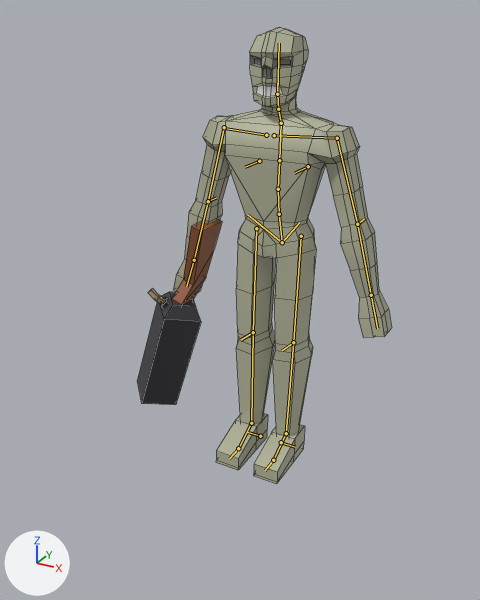
Before and after pictures for a commit that changed the Blender file Assets/Models/EnemyRanged.blend.
Camera for both pictures: a 50 mm camera at (1.25, -2.63, 2.09) aimed at (-0.11, -0.16, 0.86). The axes (+X, +Y, +Z) are drawn at lower left. The lights are the same throughout. The first picture is the older version. The bones that bend it are drawn over the model as lines. Mesh edges are drawn as thin lines.

The first picture shows 'Cube', 'Torso'.
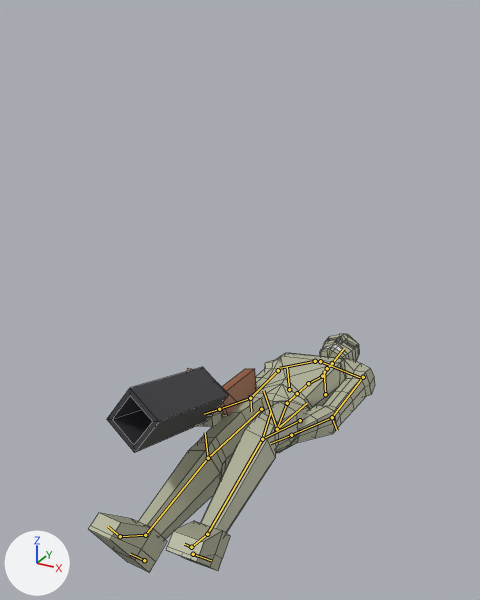
The newer file adds an action. The first version stands in its rest pose; the second is drawn at frame 31 of the action 'metarigAction.001'.

Changed parts and their boxes (x1, y1, x2, y2) in the pictures (480 x 600 px):
```json
{"object": "Torso", "change": "posed", "before": [173, 27, 392, 484], "after": [88, 334, 375, 572], "on screen": "31% wider, 48% shorter"}
{"object": "Cube", "change": "posed", "before": [137, 219, 222, 405], "after": [107, 367, 256, 453], "on screen": "74% wider, 53% shorter"}
{"bone": "spine", "before": "(282, 242) to (279, 214)", "after": "(277, 429) to (287, 403)"}
{"bone": "thigh.L", "before": "(301, 236) to (293, 342)", "after": "(300, 420) to (262, 439)"}
{"bone": "shin.L", "before": "(293, 342) to (286, 433)", "after": "(262, 439) to (207, 534)"}
{"bone": "foot.L", "before": "(286, 433) to (273, 460)", "after": "(207, 534) to (191, 547)"}
{"bone": "thigh.R", "before": "(256, 228) to (253, 332)", "after": "(261, 409) to (208, 458)"}
{"bone": "shin.R", "before": "(253, 332) to (251, 423)", "after": "(208, 458) to (145, 535)"}
{"bone": "foot.R", "before": "(251, 423) to (238, 448)", "after": "(145, 535) to (120, 536)"}
{"bone": "spine.001", "before": "(279, 214) to (278, 189)", "after": "(287, 403) to (297, 393)"}
{"bone": "spine.002", "before": "(278, 189) to (279, 160)", "after": "(297, 393) to (308, 383)"}
{"bone": "spine.003", "before": "(279, 160) to (281, 123)", "after": "(308, 383) to (322, 376)"}
{"bone": "spine.006", "before": "(277, 94) to (279, 43)", "after": "(332, 363) to (344, 348)"}
{"bone": "upper_arm.L", "before": "(337, 138) to (357, 224)", "after": "(363, 377) to (332, 417)"}
{"bone": "forearm.L", "before": "(357, 224) to (371, 295)", "after": "(332, 417) to (291, 435)"}
{"bone": "hand.L", "before": "(371, 295) to (377, 328)", "after": "(291, 435) to (270, 443)"}
{"bone": "upper_arm.R", "before": "(224, 127) to (208, 201)", "after": "(278, 370) to (250, 398)"}
{"bone": "forearm.R", "before": "(208, 201) to (194, 260)", "after": "(250, 398) to (219, 409)"}
{"bone": "hand.R", "before": "(194, 260) to (186, 286)", "after": "(219, 409) to (204, 414)"}
```

The change, as JSON lines over the scene's bpy script:
```json
{"block": "bone_spine", "where": "bone_spine = bpy.data.objects['metarig'].pose.bones['spine']"}
{"op": "set", "path": "bone_spine.location", "old": "(0.0, 0.0, 0.0)", "new": "(0.0, -1.005, 0.259)"}
{"op": "set", "path": "bone_spine.rotation_quaternion", "old": "(1.0, 0.0, 0.0, 0.0)", "new": "(0.84, -0.543, 0.0, 0.0)", "note": "degrees (0, 0, 0) -> degrees (-66, 0, 0)"}
{"block": "bone_thigh_l", "where": "bone_thigh_l = bpy.data.objects['metarig'].pose.bones['thigh.L']  # child of 'spine'"}
{"op": "set", "path": "bone_thigh_l.rotation_quaternion", "old": "(1.0, 0.0, 0.0, 0.0)", "new": "(0.929, -0.366, -0.051, -0.008)", "note": "degrees (0, 0, 0) -> degrees (-43, -6, 1)"}
{"block": "bone_shin_l", "where": "bone_shin_l = bpy.data.objects['metarig'].pose.bones['shin.L']  # child of 'thigh.L'"}
{"op": "set", "path": "bone_shin_l.rotation_quaternion", "old": "(1.0, 0.0, 0.0, 0.0)", "new": "(0.942, 0.336, 0.001, -0.021)", "note": "degrees (0, 0, 0) -> degrees (39, 1, -2)"}
{"block": "bone_foot_l", "where": "bone_foot_l = bpy.data.objects['metarig'].pose.bones['foot.L']  # child of 'shin.L'"}
{"op": "set", "path": "bone_foot_l.rotation_quaternion", "old": "(1.0, 0.0, 0.0, 0.0)", "new": "(0.986, 0.166, 0.03, -0.008)", "note": "degrees (0, 0, 0) -> degrees (19, 4, 0)"}
{"block": "bone_thigh_r", "where": "bone_thigh_r = bpy.data.objects['metarig'].pose.bones['thigh.R']  # child of 'spine'"}
{"op": "set", "path": "bone_thigh_r.rotation_quaternion", "old": "(1.0, 0.0, 0.0, 0.0)", "new": "(0.976, -0.201, 0.087, 0.001)", "note": "degrees (0, 0, 0) -> degrees (-23, 10, -2)"}
{"block": "bone_shin_r", "where": "bone_shin_r = bpy.data.objects['metarig'].pose.bones['shin.R']  # child of 'thigh.R'"}
{"op": "set", "path": "bone_shin_r.rotation_quaternion", "old": "(1.0, 0.0, 0.0, 0.0)", "new": "(0.997, 0.073, 0.002, 0.0)", "note": "degrees (0, 0, 0) -> degrees (8, 0, 0)"}
{"block": "bone_foot_r", "where": "bone_foot_r = bpy.data.objects['metarig'].pose.bones['foot.R']  # child of 'shin.R'"}
{"op": "set", "path": "bone_foot_r.rotation_quaternion", "old": "(1.0, 0.0, 0.0, 0.0)", "new": "(0.985, 0.165, -0.049, 0.017)", "note": "degrees (0, 0, 0) -> degrees (19, -6, 1)"}
{"block": "bone_spine_001", "where": "bone_spine_001 = bpy.data.objects['metarig'].pose.bones['spine.001']  # child of 'spine'"}
{"op": "set", "path": "bone_spine_001.rotation_quaternion", "old": "(1.0, 0.0, 0.0, 0.0)", "new": "(0.948, -0.302, -0.097, 0.013)", "note": "degrees (0, 0, 0) -> degrees (-36, -10, 5)"}
{"block": "bone_spine_002", "where": "bone_spine_002 = bpy.data.objects['metarig'].pose.bones['spine.002']  # child of 'spine.001'"}
{"op": "set", "path": "bone_spine_002.rotation_quaternion", "old": "(1.0, 0.0, 0.0, 0.0)", "new": "(0.991, 0.119, 0.012, -0.053)", "note": "degrees (0, 0, 0) -> degrees (14, 2, -6)"}
{"block": "bone_spine_003", "where": "bone_spine_003 = bpy.data.objects['metarig'].pose.bones['spine.003']  # child of 'spine.002'"}
{"op": "set", "path": "bone_spine_003.rotation_quaternion", "old": "(1.0, 0.0, 0.0, 0.0)", "new": "(0.996, -0.087, -0.011, 0.017)", "note": "degrees (0, 0, 0) -> degrees (-10, -1, 2)"}
{"block": "bone_spine_006", "where": "bone_spine_006 = bpy.data.objects['metarig'].pose.bones['spine.006']  # child of 'spine.005'"}
{"op": "set", "path": "bone_spine_006.rotation_quaternion", "old": "(1.0, 0.0, 0.0, 0.0)", "new": "(0.989, 0.086, 0.108, 0.05)", "note": "degrees (0, 0, 0) -> degrees (11, 12, 7)"}
{"block": "bone_upper_arm_l", "where": "bone_upper_arm_l = bpy.data.objects['metarig'].pose.bones['upper_arm.L']  # child of 'shoulder.L'"}
{"op": "set", "path": "bone_upper_arm_l.location", "old": "(0.0, 0.0, 0.0)", "new": "(-0.006, -0.024, 0.001)"}
{"op": "set", "path": "bone_upper_arm_l.rotation_quaternion", "old": "(1.0, 0.0, 0.0, 0.0)", "new": "(0.977, -0.119, 0.093, -0.152)", "note": "degrees (0, 0, 0) -> degrees (-15, 8, -19)"}
{"block": "bone_forearm_l", "where": "bone_forearm_l = bpy.data.objects['metarig'].pose.bones['forearm.L']  # child of 'upper_arm.L'"}
{"op": "set", "path": "bone_forearm_l.rotation_quaternion", "old": "(1.0, 0.0, 0.0, 0.0)", "new": "(0.978, 0.148, -0.142, -0.043)", "note": "degrees (0, 0, 0) -> degrees (18, -15, -7)"}
{"block": "bone_hand_l", "where": "bone_hand_l = bpy.data.objects['metarig'].pose.bones['hand.L']  # child of 'forearm.L'"}
{"op": "set", "path": "bone_hand_l.rotation_quaternion", "old": "(1.0, 0.0, 0.0, 0.0)", "new": "(0.922, 0.0, -0.388, 0.0)", "note": "degrees (0, 0, 0) -> degrees (0, -46, 0)"}
{"block": "bone_upper_arm_r", "where": "bone_upper_arm_r = bpy.data.objects['metarig'].pose.bones['upper_arm.R']  # child of 'shoulder.R'"}
{"op": "set", "path": "bone_upper_arm_r.location", "old": "(0.0, 0.0, 0.0)", "new": "(-0.008, 0.024, -0.001)"}
{"op": "set", "path": "bone_upper_arm_r.rotation_quaternion", "old": "(1.0, 0.0, 0.0, 0.0)", "new": "(0.977, -0.037, -0.031, 0.207)", "note": "degrees (0, 0, 0) -> degrees (-5, -3, 24)"}
{"block": "bone_forearm_r", "where": "bone_forearm_r = bpy.data.objects['metarig'].pose.bones['forearm.R']  # child of 'upper_arm.R'"}
{"op": "set", "path": "bone_forearm_r.rotation_quaternion", "old": "(1.0, 0.0, 0.0, 0.0)", "new": "(0.994, 0.098, 0.042, -0.031)", "note": "degrees (0, 0, 0) -> degrees (11, 5, -3)"}
{"block": "bone_hand_r", "where": "bone_hand_r = bpy.data.objects['metarig'].pose.bones['hand.R']  # child of 'forearm.R'"}
{"op": "set", "path": "bone_hand_r.rotation_quaternion", "old": "(1.0, 0.0, 0.0, 0.0)", "new": "(0.999, 0.0, 0.0, 0.037)", "note": "degrees (0, 0, 0) -> degrees (0, 0, 4)"}
```
